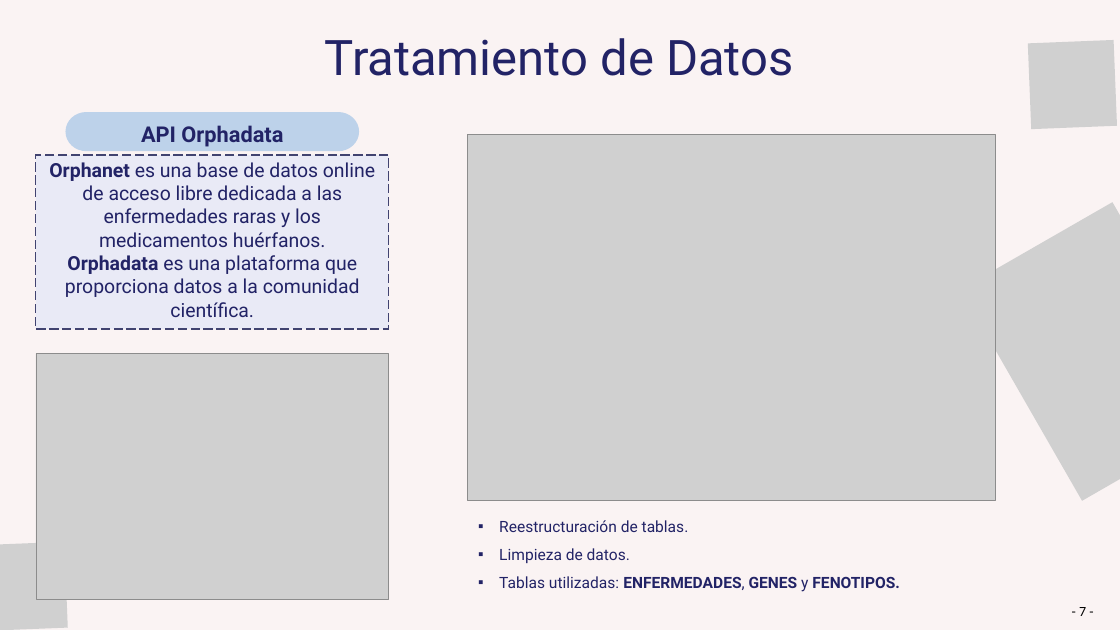
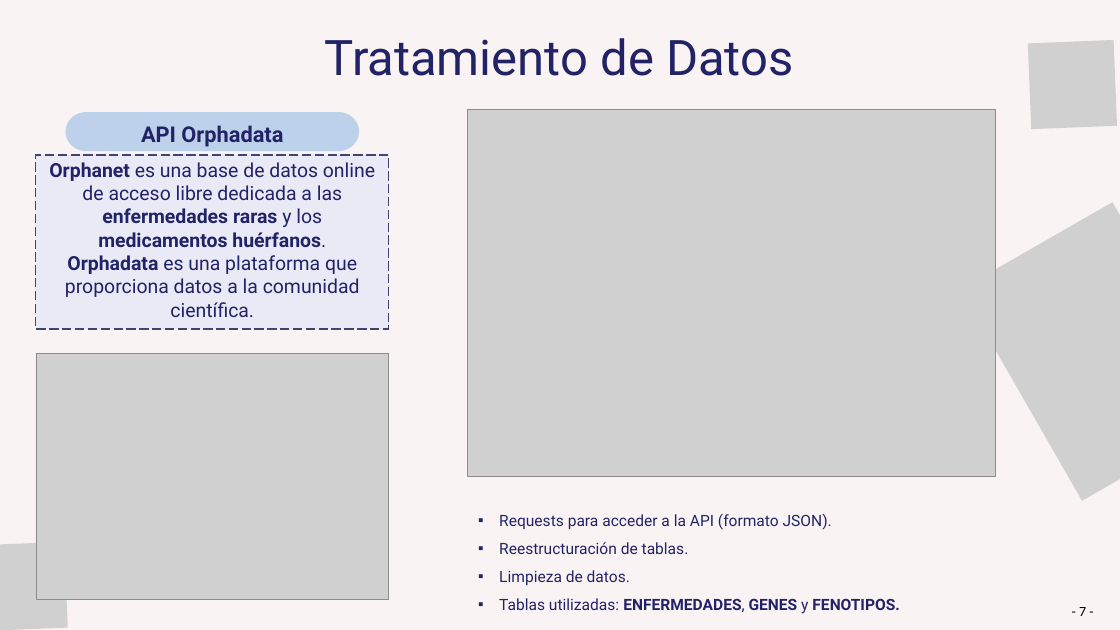
Before and after one commit to Muriburu/ITAcademy, a slide deck: slide 7 of Sprint 10 - Pràctica final/Presentación - Enfermedades raras.pptx. Drawn at 1120x630 pixels with LibreOffice and Linux fonts; fonts in the diff are those of the drawing; grey boxes stand for pictures. Boxes give left, top, right and bottom in pixels: in the first picture for what was removed or moved away, otherwise in the second. Text is boxed around its words. In the diff, an @@ line names an element or a change of style, - is before the commit and + after.

```diff
--- a/Sprint 10 - Pràctica final/Presentación - Enfermedades raras.pptx
+++ b/Sprint 10 - Pràctica final/Presentación - Enfermedades raras.pptx
@@ picture: place and size @@
-picture at [468, 134, 995, 501]
+picture at [468, 110, 995, 476]
@@ text in rectangle at [49, 162, 375, 247]: bold on in "enfermedades raras medicamentos huérfanos." @@
@@ text at [499, 513, 832, 530]: paragraph added @@
+▪ Requests para acceder a la API (formato JSON).
```
Also in this commit, not shown: 8 other slides changed, 1 slide added, 42 other files.
